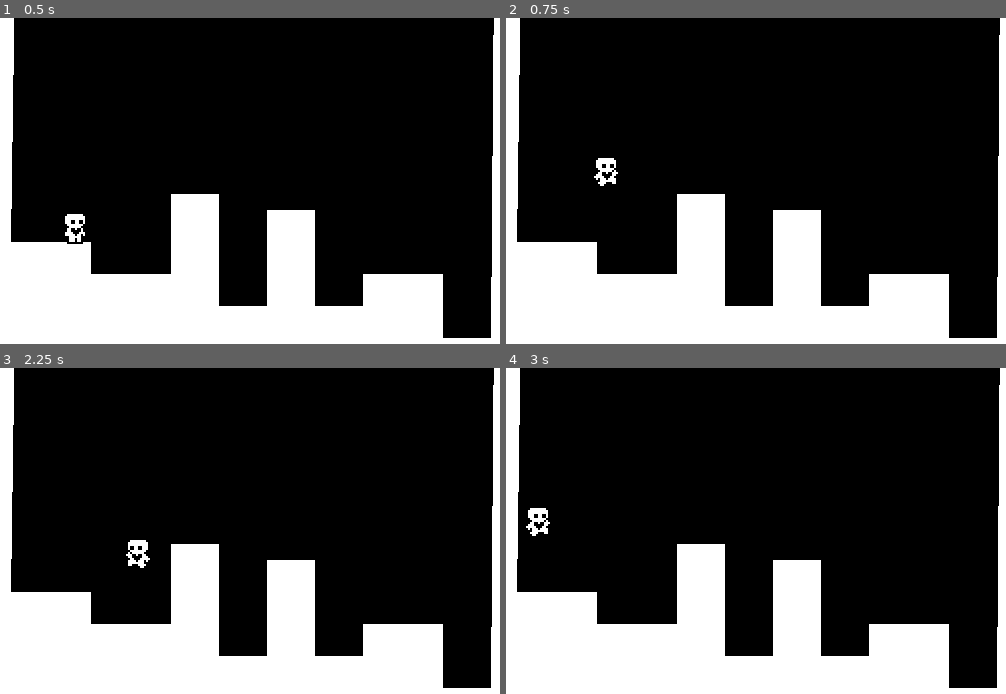
Above: before the commit, frames 1-4 (two rows, left to right).
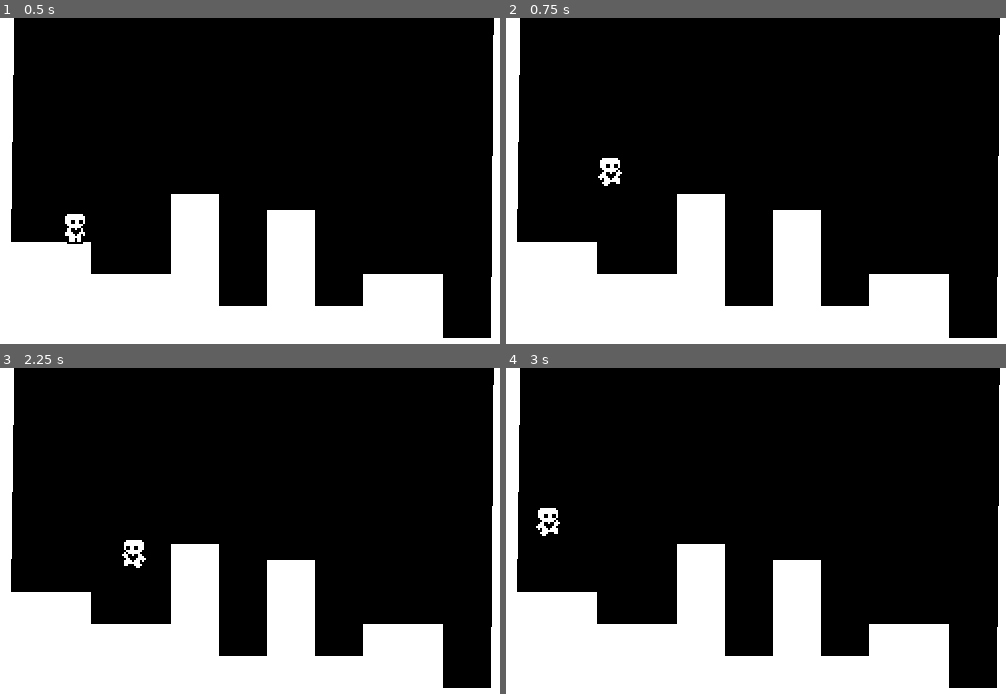
Above: after the commit, the same moments.

Repository: ruizleah/MY-ACTUAL-HEART-PLATFORMER
Game: Godot game, scene res://world.tscn
Same seed, same stepped clock (60 frames per second), same inputs: the game is played once before the commit and once after it. Before the commit the project has no main scene; this scene is started directly in both runs.
Inputs:
- Up to frame 1 (0.5 s): no input
- Up to frame 2 (0.75 s): hold Right (ui_right) from 0.53 s (still down); tap Up (ui_up) at 0.6 s
- Up to frame 3 (2.25 s): tap Up (ui_up) at 0.77, 1.07, 1.35, 1.52, 1.82, 2.1 s; release Right (ui_right) at 2.03 s; hold Left (ui_left) from 2.03 s (still down)
- Up to frame 4 (3 s): release Left (ui_left) at 2.78 s; hold Right (ui_right) from 2.78 s (still down); tap Up (ui_up) at 2.85 s

Frame 1 is identical in both runs. In frame 2, 0.2% of the frame differs, in the area x 17-24%, y 42-52%; in frame 3, 0.2%; in frame 4, 0.3%, in the area x 4-11%, y 42-52%.

Commit message:
MEOOOOOOW

Diff:
--- /dev/null
+++ b/DefaultMovementData.tres
@@ -0,0 +1,12 @@
+[gd_resource type="Resource" script_class="PlayerMovementData" load_steps=2 format=3 uid="uid://bj568exjcu80k"]
+
+[ext_resource type="Script" path="res://PlayerMovementData.gd" id="1_0ydam"]
+
+[resource]
+script = ExtResource("1_0ydam")
+speed = 100.0
+acceleration = 800.0
+friction = 1000.0
+jump_velocity = -300.0
+gravity_scale = 1.0
+air_resistance = 200.0
--- /dev/null
+++ b/FasterMovementData.tres
@@ -0,0 +1,10 @@
+[gd_resource type="Resource" script_class="PlayerMovementData" load_steps=2 format=3 uid="uid://cjnn6fsv6ejt1"]
+
+[ext_resource type="Script" path="res://PlayerMovementData.gd" id="1_h10qw"]
+
+[resource]
+script = ExtResource("1_h10qw")
+speed = 120.0
+acceleration = 1000.0
+friction = 1000.0
+jump_velocity = -350.0
--- /dev/null
+++ b/PlayerMovementData.gd
@@ -0,0 +1,9 @@
+class_name PlayerMovementData
+extends Resource
+
+@export var speed = 100.0
+@export var acceleration = 800.0
+@export var friction = 1000.0
+@export var jump_velocity = -300.0
+@export var gravity_scale = 1.0
+@export var air_resistance = 200.0
--- /dev/null
+++ b/SlowMovementData.tres
@@ -0,0 +1,11 @@
+[gd_resource type="Resource" script_class="PlayerMovementData" load_steps=2 format=3 uid="uid://csv87fl56kac2"]
+
+[ext_resource type="Script" path="res://PlayerMovementData.gd" id="1_0j5sn"]
+
+[resource]
+script = ExtResource("1_0j5sn")
+speed = 50.0
+acceleration = 600.0
+friction = 800.0
+jump_velocity = -250.0
+gravity_scale = 0.5
--- a/player.gd
+++ b/player.gd
@@ -1,14 +1,10 @@
 extends CharacterBody2D
 
-const SPEED = 100.0
-const ACCELERATION = 600.0
-const FRICTION = 1000.0
-const JUMP_VELOCITY = -300.0
+@export var movement_data : PlayerMovementData
 
 var gravity = ProjectSettings.get_setting("physics/2d/default_gravity")
 @onready var animated_sprite_2d = $AnimatedSprite2D
-
-
+@onready var coyote_jump_timer = $CoyoteJumpTimer
 
 func _physics_process(delta):
 	apply_gravity(delta)
@@ -16,28 +12,37 @@
 	var input_axis = Input.get_axis("ui_left", "ui_right")
 	handle_acceleration(input_axis, delta)
 	apply_friction(input_axis, delta)
+	apply_air_resistance(input_axis, delta)
 	update_animations(input_axis)
+	var was_on_floor = is_on_floor()
 	move_and_slide()
+	var just_left_ledge = was_on_floor and not is_on_floor() and velocity.y >= 0
+	if just_left_ledge :
+		coyote_jump_timer.start()
 
 func apply_gravity(delta):
 	if not is_on_floor():
-		velocity.y += gravity * delta
+		velocity.y += gravity * movement_data.gravity_scale * delta
 
 func handle_jump():
-	if is_on_floor():
+	if is_on_floor() or coyote_jump_timer.time_left > 0.0:
 		if Input.is_action_just_pressed("ui_up") and is_on_floor():
-			velocity.y = JUMP_VELOCITY
-	else:
-		if Input.is_action_just_released("ui_up") and velocity.y < JUMP_VELOCITY / 2:
-			velocity.y = JUMP_VELOCITY / 2
+			velocity.y = movement_data.jump_velocity
+	if not is_on_floor():
+		if Input.is_action_just_released("ui_up") and velocity.y < movement_data.jump_velocity / 2:
+			velocity.y = movement_data.jump_velocity / 2
 
 func handle_acceleration(input_axis, delta):
 	if input_axis != 0:
-		velocity.x = move_toward(velocity.x, SPEED * input_axis, ACCELERATION * delta)
+		velocity.x = move_toward(velocity.x, movement_data.speed * input_axis, movement_data.acceleration * delta)
 
 func apply_friction(input_axis, delta):
-	if input_axis ==0:
-		velocity.x = move_toward(velocity.x, 0, FRICTION * delta)
+	if input_axis ==0 and is_on_floor():
+		velocity.x = move_toward(velocity.x, 0, movement_data.friction * delta)
+
+func apply_air_resistance(input_axis, delta):
+	if input_axis == 0 and not is_on_floor():
+		velocity.x = move_toward(velocity.x, 0, movement_data.air_resistance * delta)
 
 func update_animations(input_axis):
 	if input_axis != 0:
--- a/player.tscn
+++ b/player.tscn
@@ -1,6 +1,7 @@
-[gd_scene load_steps=13 format=3 uid="uid://cegoasolsg0pg"]
+[gd_scene load_steps=14 format=3 uid="uid://cegoasolsg0pg"]
 
 [ext_resource type="Script" path="res://player.gd" id="1_ahg2t"]
+[ext_resource type="Resource" uid="uid://bj568exjcu80k" path="res://DefaultMovementData.tres" id="2_piax5"]
 [ext_resource type="Texture2D" uid="uid://bjbdh48k5gj0d" path="res://player.png" id="2_r7u58"]
 
 [sub_resource type="AtlasTexture" id="AtlasTexture_ktups"]
@@ -83,7 +84,9 @@
 [node name="Player" type="CharacterBody2D"]
 position = Vector2(1, -10)
 floor_stop_on_slope = false
+floor_snap_length = 3.0
 script = ExtResource("1_ahg2t")
+movement_data = ExtResource("2_piax5")
 
 [node name="AnimatedSprite2D" type="AnimatedSprite2D" parent="."]
 sprite_frames = SubResource("SpriteFrames_cwwaf")
@@ -94,3 +97,7 @@
 [node name="CollisionShape2D" type="CollisionShape2D" parent="."]
 position = Vector2(0, 2)
 shape = SubResource("RectangleShape2D_7i0t8")
+
+[node name="CoyoteJumpTimer" type="Timer" parent="."]
+wait_time = 0.15
+one_shot = true
--- a/project.godot
+++ b/project.godot
@@ -11,6 +11,7 @@
 [application]
 
 config/name="our actual heart platformer"
+run/main_scene="res://world.tscn"
 config/features=PackedStringArray("4.1", "Forward Plus")
 config/icon="res://icon.svg"
 
